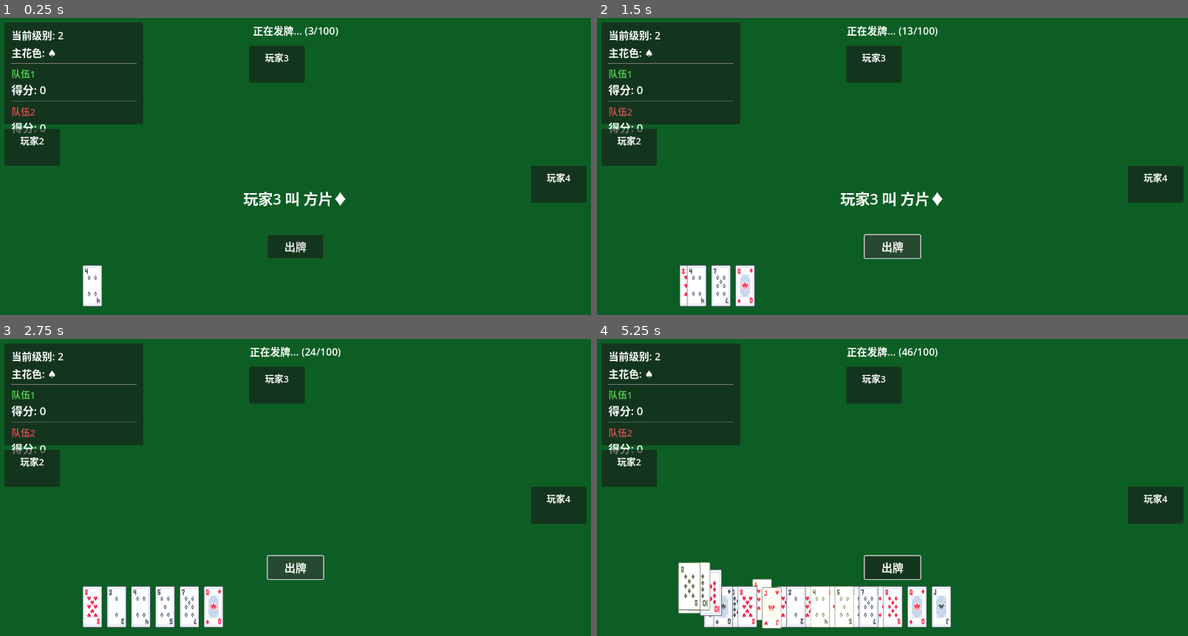
Above: before the commit, frames 1-4 (two rows, left to right).
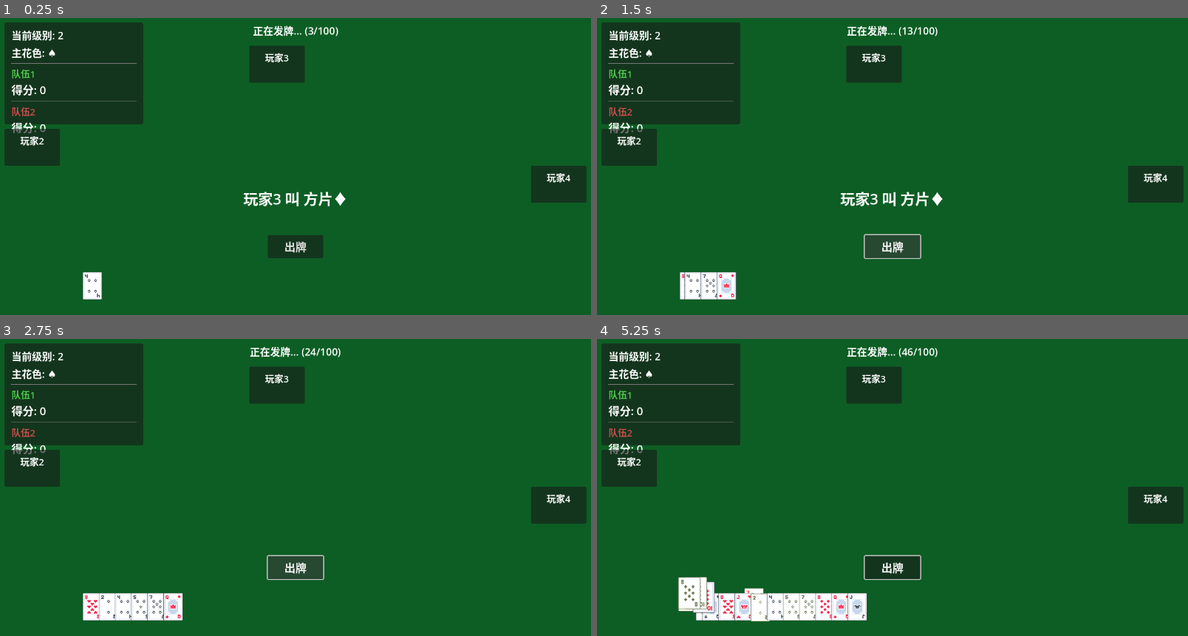
Above: after the commit, the same moments.

Repository: Eda-1121/Video-game-development
Game: Godot game, scene res://scenes/main.tscn
The game is run twice, just before and just after one commit, with the same random seed, the same clock (stepped at 60 frames per second) and the same inputs.
Inputs (mouse positions are in pixels of both pictures, inside the frame that each line leads up to):
- Up to frame 1 (0.25 s): no input
- Up to frame 2 (1.5 s): click "出牌" at 0.5 s; click "出牌" at 1.25 s
- Up to frame 3 (2.75 s): click "出牌" at 2 s
- Up to frame 4 (5.25 s): tap Enter at 2.75 s; move the mouse to (750, 606) at 2.77 s; click (750, 606) at 2.92 s; move the mouse to (768, 600) at 3.52 s; click (768, 600) at 3.67 s; move the mouse to (750, 606) at 4.27 s; click (750, 606) at 4.42 s; move the mouse to (679, 606) at 5.02 s; click (679, 606) at 5.17 s

The runs differ from the first frame. In frame 1, 0.2% of the frame differs, in the area x 14-18%, y 83-98%; in frame 2, 1.4%; in frame 3, 2.3%; in frame 4, 5.1%, in the area x 13-60%, y 75-98%.

Commit message:
恢复卡牌原始比例和大小
- 将CARD_SCALE从1.5改回1.0，恢复原始卡牌大小
- 将card_spacing从52.5改回35.0
- 将HOVER_HEIGHT从37.5改回25
- 将SELECTED_HEIGHT从45改回30
- 保留所有交互效果和碰撞检测优化
- 卡牌现在恢复到原始大小和正确的宽高比

🤖 Generated with [Claude Code](https://claude.com/claude-code)

Co-Authored-By: Claude <noreply@anthropic.com>

Diff:
--- a/扑克牌游戏-升级/scripts/card.gd
+++ b/扑克牌游戏-升级/scripts/card.gd
@@ -34,10 +34,10 @@
 # 动画参数
 const FLIP_DURATION = 0.3
 const FLIP_HALF_TIME = 0.15
-const CARD_SCALE = 1.5  # 卡牌整体缩放比例
-const HOVER_HEIGHT = 37.5  # 悬停高度（与CARD_SCALE成比例）
+const CARD_SCALE = 1.0  # 卡牌整体缩放比例（恢复原始大小）
+const HOVER_HEIGHT = 25  # 悬停高度
 const HOVER_SCALE = 1.15  # 悬停时额外的缩放比例
-const SELECTED_HEIGHT = 45  # 选中时的向上偏移高度（与CARD_SCALE成比例）
+const SELECTED_HEIGHT = 30  # 选中时的向上偏移高度
 
 # 交互状态
 var is_selectable: bool = true
--- a/扑克牌游戏-升级/scripts/player.gd
+++ b/扑克牌游戏-升级/scripts/player.gd
@@ -19,7 +19,7 @@
 
 # UI相关
 var hand_container: Node2D
-var card_spacing: float = 52.5  # 35.0 * 1.5 (配合CARD_SCALE)
+var card_spacing: float = 35.0  # 卡牌间距（恢复原始值）
 var selected_cards: Array[Card] = []
 
 func _ready():
